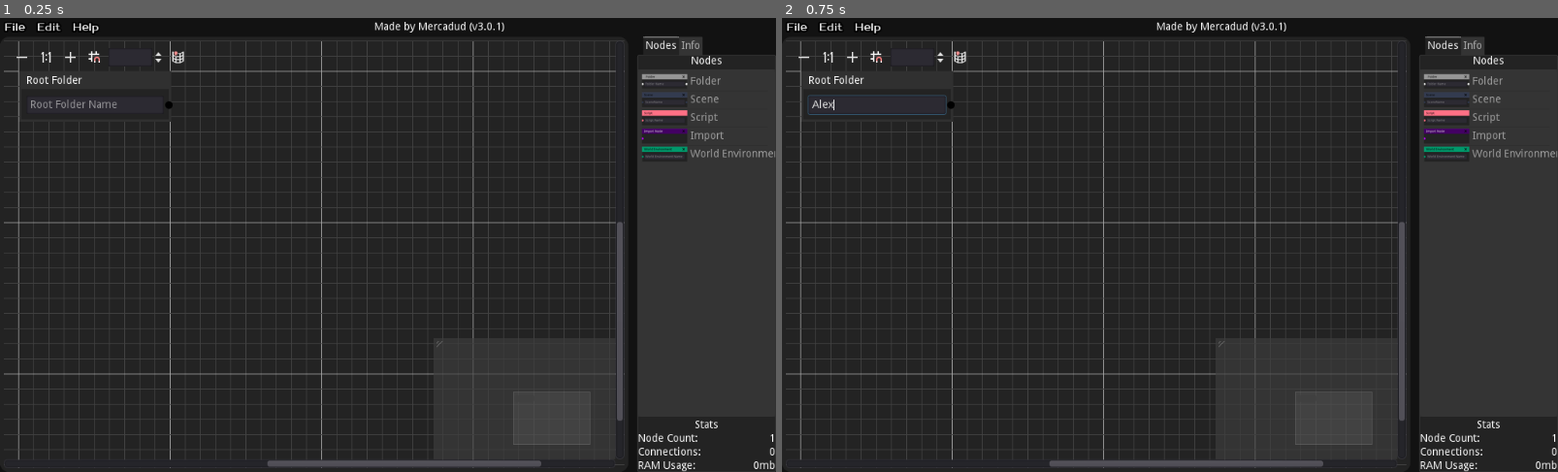
Above: before the commit, frames 1-2 (left to right).
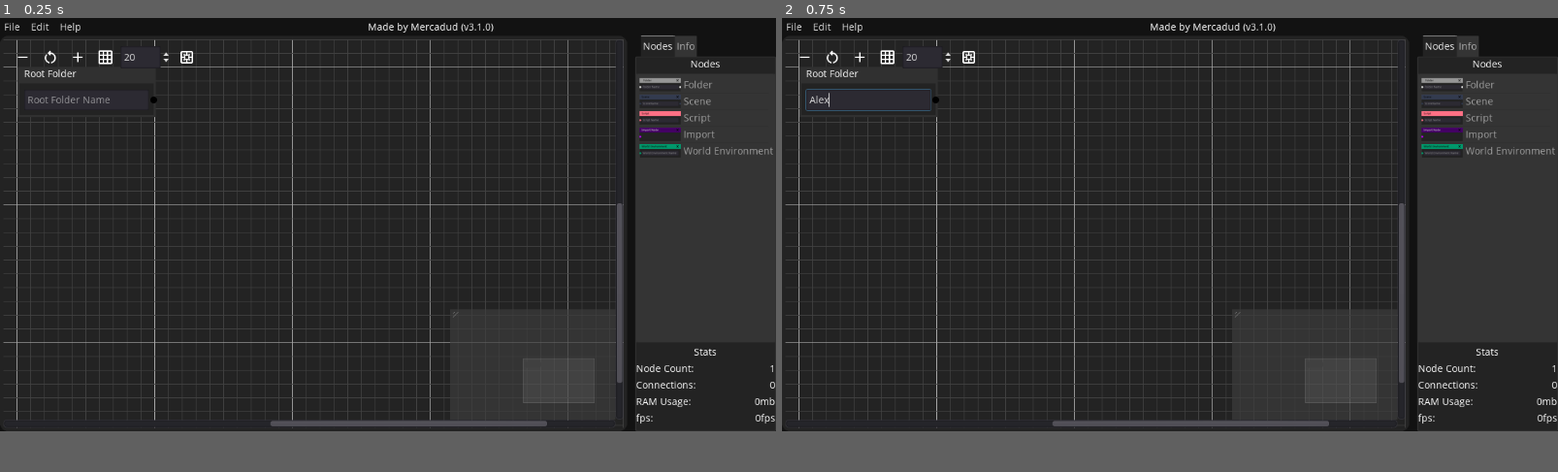
Above: after the commit, the same moments.

Repository: Mercadud/Godot-Project-Planner-Exporter
Game: Godot game, scene res://Scenes/Pages/Main Page.tscn
Two runs of this game, one before a commit and one after it. Both use one fixed random seed, a clock stepped at 60 frames per second and the inputs below.
Inputs (mouse positions are in pixels of both pictures, inside the frame that each line leads up to):
- Up to frame 1 (0.25 s): no input
- Up to frame 2 (0.75 s): click (875, 104) at 0.52 s; type "Alex" at 0.6 s
In our replay, the window is 800x468 before the commit and 800x426 after it. These sizes can differ from the game's own. Grey fills any space a smaller window leaves; there, only what the larger window draws over its background counts as a difference.

The runs differ from the first frame. In frame 1, 11% of the frame differs, in the area x 0-100%, y 0-100%; in frame 2, 11%.
Error in both runs: Invalid get index 'info' (on base: 'Nil'). (res://Script/Tree/editor/RootFolder.gd:16)

Commit message:
made design cleaner

Diff:
--- /dev/null
+++ b/Assets/icons/add_white_24dp.svg
@@ -0,0 +1 @@
+<svg xmlns="http://www.w3.org/2000/svg" enable-background="new 0 0 24 24" height="24px" viewBox="0 0 24 24" width="24px" fill="#FFFFFF"><g><rect fill="none" height="24" width="24"/></g><g><g><path d="M19,13h-6v6h-2v-6H5v-2h6V5h2v6h6V13z"/></g></g></svg>
--- /dev/null
+++ b/Assets/icons/grid_on_white_24dp.svg
@@ -0,0 +1 @@
+<svg xmlns="http://www.w3.org/2000/svg" height="24px" viewBox="0 0 24 24" width="24px" fill="#FFFFFF"><path d="M0 0h24v24H0V0z" fill="none"/><path d="M20 2H4c-1.1 0-2 .9-2 2v16c0 1.1.9 2 2 2h16c1.1 0 2-.9 2-2V4c0-1.1-.9-2-2-2zM8 20H4v-4h4v4zm0-6H4v-4h4v4zm0-6H4V4h4v4zm6 12h-4v-4h4v4zm0-6h-4v-4h4v4zm0-6h-4V4h4v4zm6 12h-4v-4h4v4zm0-6h-4v-4h4v4zm0-6h-4V4h4v4z"/></svg>
--- /dev/null
+++ b/Assets/icons/pages_white_24dp.svg
@@ -0,0 +1 @@
+<svg xmlns="http://www.w3.org/2000/svg" height="24px" viewBox="0 0 24 24" width="24px" fill="#FFFFFF"><path d="M0 0h24v24H0V0z" fill="none"/><path d="M19 3H5c-1.1 0-2 .9-2 2v14c0 1.1.9 2 2 2h14c1.1 0 2-.9 2-2V5c0-1.1-.9-2-2-2zm-6 2h6v6h-3l1-4-4 1V5zM5 5h6v3L7 7l1 4H5V5zm6 14H5v-6h3l-1 4 4-1v3zm8 0h-6v-3l4 1-1-4h3v6zm-4.37-4.37L12 13.72l-2.63.91.91-2.63-.91-2.63 2.63.91 2.63-.91-.91 2.63.91 2.63z"/></svg>
--- /dev/null
+++ b/Assets/icons/remove_white_24dp.svg
@@ -0,0 +1 @@
+<svg xmlns="http://www.w3.org/2000/svg" height="24px" viewBox="0 0 24 24" width="24px" fill="#FFFFFF"><path d="M0 0h24v24H0V0z" fill="none"/><path d="M19 13H5v-2h14v2z"/></svg>
--- /dev/null
+++ b/Assets/icons/restart_alt_white_24dp.svg
@@ -0,0 +1 @@
+<svg xmlns="http://www.w3.org/2000/svg" enable-background="new 0 0 24 24" height="24px" viewBox="0 0 24 24" width="24px" fill="#FFFFFF"><g><path d="M0,0h24v24H0V0z" fill="none"/></g><g><g><path d="M6,13c0-1.65,0.67-3.15,1.76-4.24L6.34,7.34C4.9,8.79,4,10.79,4,13c0,4.08,3.05,7.44,7,7.93v-2.02 C8.17,18.43,6,15.97,6,13z M20,13c0-4.42-3.58-8-8-8c-0.06,0-0.12,0.01-0.18,0.01l1.09-1.09L11.5,2.5L8,6l3.5,3.5l1.41-1.41 l-1.08-1.08C11.89,7.01,11.95,7,12,7c3.31,0,6,2.69,6,6c0,2.97-2.17,5.43-5,5.91v2.02C16.95,20.44,20,17.08,20,13z"/></g></g></svg>
--- /dev/null
+++ b/Fonts/Open_Sans/Megalovania.tres
@@ -0,0 +1,8 @@
+[gd_resource type="DynamicFont" load_steps=2 format=2]
+
+[ext_resource path="res://Fonts/Open_Sans/OpenSans-Regular.ttf" type="DynamicFontData" id=1]
+
+[resource]
+size = 14
+use_mipmaps = true
+font_data = ExtResource( 1 )
--- a/Scenes/Pages/Main Page.tscn
+++ b/Scenes/Pages/Main Page.tscn
@@ -1,6 +1,5 @@
-[gd_scene load_steps=31 format=2]
-
-[ext_resource path="res://Fonts/Prosto_One/TitleBar.tres" type="DynamicFont" id=1]
+[gd_scene load_steps=36 format=2]
+
 [ext_resource path="res://Script/Tree/editor/Editor.gd" type="Script" id=2]
 [ext_resource path="res://Script/Tree/editor/Import.gd" type="Script" id=3]
 [ext_resource path="res://Script/Tree/editor/Info.gd" type="Script" id=4]
@@ -22,6 +21,11 @@
 [ext_resource path="res://Script/Tree/editor/WorldEnvironment.gd" type="Script" id=20]
 [ext_resource path="res://Assets/Nodes/WorldEnvironment.png" type="Texture" id=21]
 [ext_resource path="res://Script/Tree/editor/RootFolder.gd" type="Script" id=22]
+[ext_resource path="res://Assets/icons/remove_white_24dp.svg" type="Texture" id=23]
+[ext_resource path="res://Assets/icons/pages_white_24dp.svg" type="Texture" id=24]
+[ext_resource path="res://Assets/icons/add_white_24dp.svg" type="Texture" id=25]
+[ext_resource path="res://Assets/icons/restart_alt_white_24dp.svg" type="Texture" id=26]
+[ext_resource path="res://Assets/icons/grid_on_white_24dp.svg" type="Texture" id=27]
 
 [sub_resource type="StyleBoxFlat" id=1]
 bg_color = Color( 0.0705882, 0.0705882, 0.0705882, 1 )
@@ -78,6 +82,9 @@
 corner_radius_bottom_right = 2
 corner_radius_bottom_left = 2
 
+[sub_resource type="StyleBoxFlat" id=7]
+bg_color = Color( 0.137255, 0.137255, 0.137255, 1 )
+
 [sub_resource type="StyleBoxFlat" id=8]
 bg_color = Color( 0.137255, 0.137255, 0.137255, 1 )
 border_width_top = 20
@@ -114,7 +121,7 @@
 }
 
 [node name="MainWindow" type="VSplitContainer" parent="Mount"]
-margin_right = 1024.0
+margin_right = 1126.0
 margin_bottom = 600.0
 dragger_visibility = 2
 __meta__ = {
@@ -122,64 +129,61 @@
 }
 
 [node name="tileBar" type="HSplitContainer" parent="Mount/MainWindow"]
-margin_right = 1024.0
-margin_bottom = 25.0
+margin_right = 1126.0
+margin_bottom = 26.0
 dragger_visibility = 2
 
 [node name="menus" type="GridContainer" parent="Mount/MainWindow/tileBar" groups=[
 "menus",
 ]]
-margin_right = 137.0
-margin_bottom = 25.0
+margin_right = 124.0
+margin_bottom = 26.0
 columns = 3
 script = ExtResource( 14 )
 
 [node name="File" type="MenuButton" parent="Mount/MainWindow/tileBar/menus"]
-margin_right = 39.0
-margin_bottom = 25.0
-custom_fonts/font = ExtResource( 1 )
+margin_right = 35.0
+margin_bottom = 26.0
 text = "File"
 items = [ "New", null, 0, false, false, 0, 0, null, "", false, "Load", null, 0, false, false, 1, 0, null, "", false, "Save", null, 0, false, false, 2, 0, null, "", false, "Export", null, 0, false, false, 3, 0, null, "", false, "Quit", null, 0, false, false, 4, 0, null, "", false ]
 switch_on_hover = true
 
 [node name="Edit" type="MenuButton" parent="Mount/MainWindow/tileBar/menus"]
-margin_left = 43.0
-margin_right = 86.0
-margin_bottom = 25.0
-custom_fonts/font = ExtResource( 1 )
+margin_left = 39.0
+margin_right = 77.0
+margin_bottom = 26.0
 text = "Edit"
 items = [ "Undo", null, 0, false, false, 0, 0, null, "", true, "Redo", null, 0, false, false, 1, 0, null, "", true ]
 switch_on_hover = true
 
 [node name="Help" type="MenuButton" parent="Mount/MainWindow/tileBar/menus"]
-margin_left = 90.0
-margin_right = 137.0
-margin_bottom = 25.0
-custom_fonts/font = ExtResource( 1 )
+margin_left = 81.0
+margin_right = 124.0
+margin_bottom = 26.0
 text = "Help"
 items = [ "Report issue", null, 0, false, false, 0, 0, null, "", false ]
 switch_on_hover = true
 
 [node name="Label" type="Label" parent="Mount/MainWindow/tileBar"]
-margin_left = 137.0
-margin_top = 5.0
-margin_right = 1024.0
-margin_bottom = 19.0
-text = "Made by Mercadud (v3.0.1)"
+margin_left = 124.0
+margin_top = 3.0
+margin_right = 1126.0
+margin_bottom = 23.0
+text = "Made by Mercadud (v3.1.0)"
 align = 1
 valign = 1
 
 [node name="Editor" type="HSplitContainer" parent="Mount/MainWindow"]
-margin_top = 25.0
-margin_right = 1024.0
+margin_top = 26.0
+margin_right = 1126.0
 margin_bottom = 600.0
-split_offset = 800
+split_offset = 900
 dragger_visibility = 1
 script = ExtResource( 2 )
 
 [node name="Graph" type="PanelContainer" parent="Mount/MainWindow/Editor"]
-margin_right = 810.0
-margin_bottom = 575.0
+margin_right = 910.0
+margin_bottom = 574.0
 custom_styles/panel = SubResource( 2 )
 
 [node name="GraphEdit" type="GraphEdit" parent="Mount/MainWindow/Editor/Graph" groups=[
@@ -187,8 +191,13 @@
 ]]
 margin_left = 5.0
 margin_top = 5.0
-margin_right = 805.0
-margin_bottom = 570.0
+margin_right = 905.0
+margin_bottom = 569.0
+custom_icons/minimap = ExtResource( 24 )
+custom_icons/more = ExtResource( 25 )
+custom_icons/reset = ExtResource( 26 )
+custom_icons/minus = ExtResource( 23 )
+custom_icons/snap = ExtResource( 27 )
 custom_styles/bg = SubResource( 3 )
 custom_colors/grid_major = Color( 0.654902, 0.654902, 0.654902, 1 )
 custom_colors/grid_minor = Color( 0.258824, 0.258824, 0.258824, 1 )
@@ -202,13 +211,13 @@
 margin_left = 20.0
 margin_top = 40.0
 margin_right = 221.0
-margin_bottom = 107.0
+margin_bottom = 113.0
 mouse_filter = 1
 
 [node name="Select" type="TabContainer" parent="Mount/MainWindow/Editor"]
-margin_left = 822.0
-margin_right = 1024.0
-margin_bottom = 575.0
+margin_left = 922.0
+margin_right = 1126.0
+margin_bottom = 574.0
 custom_styles/tab_fg = SubResource( 4 )
 custom_styles/tab_bg = SubResource( 5 )
 custom_styles/panel = SubResource( 6 )
@@ -219,31 +228,30 @@
 anchor_right = 1.0
 anchor_bottom = 1.0
 margin_left = 1.0
-margin_top = 25.0
+margin_top = 31.0
 margin_right = -1.0
 margin_bottom = -1.0
 
 [node name="Title" type="Label" parent="Mount/MainWindow/Editor/Select/Nodes"]
-margin_right = 200.0
-margin_bottom = 14.0
+margin_right = 202.0
+margin_bottom = 20.0
 text = "Nodes"
 align = 1
 
 [node name="ItemList" type="ItemList" parent="Mount/MainWindow/Editor/Select/Nodes"]
-margin_top = 18.0
-margin_right = 200.0
-margin_bottom = 477.0
+margin_top = 24.0
+margin_right = 202.0
+margin_bottom = 414.0
 size_flags_vertical = 3
 custom_styles/bg = ExtResource( 9 )
 items = [ "Folder", ExtResource( 5 ), false, "Scene", ExtResource( 8 ), false, "Script", ExtResource( 10 ), false, "Import", ExtResource( 17 ), false, "World Environment", ExtResource( 21 ), false ]
-auto_height = true
 same_column_width = true
 script = ExtResource( 18 )
 
 [node name="Stats" type="VBoxContainer" parent="Mount/MainWindow/Editor/Select/Nodes"]
-margin_top = 481.0
-margin_right = 200.0
-margin_bottom = 549.0
+margin_top = 418.0
+margin_right = 202.0
+margin_bottom = 542.0
 script = ExtResource( 11 )
 __meta__ = {
 "_edit_use_anchors_": false
@@ -254,72 +262,98 @@
 autostart = true
 
 [node name="Label" type="Label" parent="Mount/MainWindow/Editor/Select/Nodes/Stats"]
-margin_right = 200.0
-margin_bottom = 14.0
+margin_right = 202.0
+margin_bottom = 20.0
 text = "Stats"
 align = 1
 
 [node name="nodeCount" type="HSplitContainer" parent="Mount/MainWindow/Editor/Select/Nodes/Stats"]
-margin_top = 18.0
-margin_right = 200.0
-margin_bottom = 32.0
+margin_top = 24.0
+margin_right = 202.0
+margin_bottom = 44.0
 dragger_visibility = 2
 
 [node name="type" type="Label" parent="Mount/MainWindow/Editor/Select/Nodes/Stats/nodeCount"]
-margin_right = 83.0
-margin_bottom = 14.0
+margin_right = 88.0
+margin_bottom = 20.0
 text = "Node Count: "
 
 [node name="count" type="Label" parent="Mount/MainWindow/Editor/Select/Nodes/Stats/nodeCount"]
-margin_left = 83.0
-margin_right = 200.0
-margin_bottom = 14.0
+margin_left = 88.0
+margin_right = 202.0
+margin_bottom = 20.0
 align = 2
 clip_text = true
 
 [node name="Connections" type="HSplitContainer" parent="Mount/MainWindow/Editor/Select/Nodes/Stats"]
-margin_top = 36.0
-margin_right = 200.0
-margin_bottom = 50.0
+margin_top = 48.0
+margin_right = 202.0
+margin_bottom = 68.0
 dragger_visibility = 2
 
 [node name="type" type="Label" parent="Mount/MainWindow/Editor/Select/Nodes/Stats/Connections"]
-margin_right = 83.0
-margin_bottom = 14.0
+margin_right = 87.0
+margin_bottom = 20.0
 text = "Connections:"
 
 [node name="count" type="Label" parent="Mount/MainWindow/Editor/Select/Nodes/Stats/Connections"]
-margin_left = 83.0
-margin_right = 200.0
-margin_bottom = 14.0
+margin_left = 87.0
+margin_right = 202.0
+margin_bottom = 20.0
 align = 2
 clip_text = true
 
 [node name="RAMUsage" type="HSplitContainer" parent="Mount/MainWindow/Editor/Select/Nodes/Stats"]
-margin_top = 54.0
-margin_right = 200.0
-margin_bottom = 68.0
+margin_top = 72.0
+margin_right = 202.0
+margin_bottom = 92.0
 dragger_visibility = 2
 
 [node name="type" type="Label" parent="Mount/MainWindow/Editor/Select/Nodes/Stats/RAMUsage"]
-margin_right = 76.0
-margin_bottom = 14.0
+margin_right = 80.0
+margin_bottom = 20.0
 text = "RAM Usage:"
 
 [node name="count" type="Label" parent="Mount/MainWindow/Editor/Select/Nodes/Stats/RAMUsage"]
-margin_left = 76.0
-margin_right = 200.0
-margin_bottom = 14.0
+margin_left = 80.0
+margin_right = 202.0
+margin_bottom = 20.0
 text = "0mb"
 align = 2
 clip_text = true
+
+[node name="fps" type="HSplitContainer" parent="Mount/MainWindow/Editor/Select/Nodes/Stats"]
+margin_top = 96.0
+margin_right = 202.0
+margin_bottom = 116.0
+dragger_visibility = 2
+
+[node name="type" type="Label" parent="Mount/MainWindow/Editor/Select/Nodes/Stats/fps"]
+margin_right = 25.0
+margin_bottom = 20.0
+text = "fps:"
+
+[node name="count" type="Label" parent="Mount/MainWindow/Editor/Select/Nodes/Stats/fps"]
+margin_left = 25.0
+margin_right = 202.0
+margin_bottom = 20.0
+text = "0fps"
+align = 2
+clip_text = true
+
+[node name="HSeparator" type="HSeparator" parent="Mount/MainWindow/Editor/Select/Nodes/Stats"]
+margin_top = 120.0
+margin_right = 202.0
+margin_bottom = 124.0
+custom_styles/separator = SubResource( 7 )
+custom_constants/separation = 4
 
 [node name="Info" type="VBoxContainer" parent="Mount/MainWindow/Editor/Select"]
 visible = false
 anchor_right = 1.0
 anchor_bottom = 1.0
 margin_left = 1.0
-margin_top = 25.0
+margin_top = 31.0
 margin_right = -1.0
 margin_bottom = -1.0
 script = ExtResource( 4 )
--- a/Script/Tree/editor/itemLists/Stats.gd
+++ b/Script/Tree/editor/itemLists/Stats.gd
@@ -3,6 +3,7 @@
 onready var nodeCount = $nodeCount/count
 onready var connectionCount = $Connections/count
 onready var RamUsage = $RAMUsage/count
+onready var fps = $fps/count
 
 func _ready():
 	$Timer.start()
@@ -16,6 +17,8 @@
 
 func updateDynamic():
 	RamUsage.text = str(stepify(OS.get_static_memory_usage()/1000000.0, 0.01)) + "mb"
+	fps.text = str(Engine.get_frames_per_second()) + "fps"
+
 
 
 func _on_Timer_timeout():
--- a/Themes/main/itemLists.tres
+++ b/Themes/main/itemLists.tres
@@ -10,4 +10,5 @@
 corner_radius_top_right = 5
 corner_radius_bottom_right = 5
 corner_radius_bottom_left = 5
+corner_detail = 20
 anti_aliasing_size = 5
--- a/project.godot
+++ b/project.godot
@@ -23,9 +23,40 @@
 
 Saver="*res://Script/Saver.gd"
 
+[display]
+
+window/size/width=1126
+
 [filesystem]
 
 import/open_asset_import/use_fbx=false
+
+[gui]
+
+theme/custom_font="res://Fonts/Open_Sans/Megalovania.tres"
+
+[importer_defaults]
+
+texture={
+"compress/bptc_ldr": 0,
+"compress/hdr_mode": 0,
+"compress/lossy_quality": 0.7,
+"compress/mode": 0,
+"compress/normal_map": 0,
+"detect_3d": true,
+"flags/anisotropic": true,
+"flags/filter": false,
+"flags/mipmaps": false,
+"flags/repeat": 0,
+"flags/srgb": 2,
+"process/HDR_as_SRGB": false,
+"process/fix_alpha_border": true,
+"process/invert_color": false,
+"process/premult_alpha": false,
+"size_limit": 0,
+"stream": false,
+"svg/scale": 1.0
+}
 
 [input]
 
Not shown, added: Assets/icons/add_white_24dp.svg.import
Not shown, added: Assets/icons/grid_on_white_24dp.svg.import
Not shown, added: Assets/icons/pages_white_24dp.svg.import
Not shown, added: Assets/icons/remove_white_24dp.svg.import
Not shown, added: Assets/icons/restart_alt_white_24dp.svg.import
Binary file added: Fonts/Open_Sans/OpenSans-Regular.ttf
